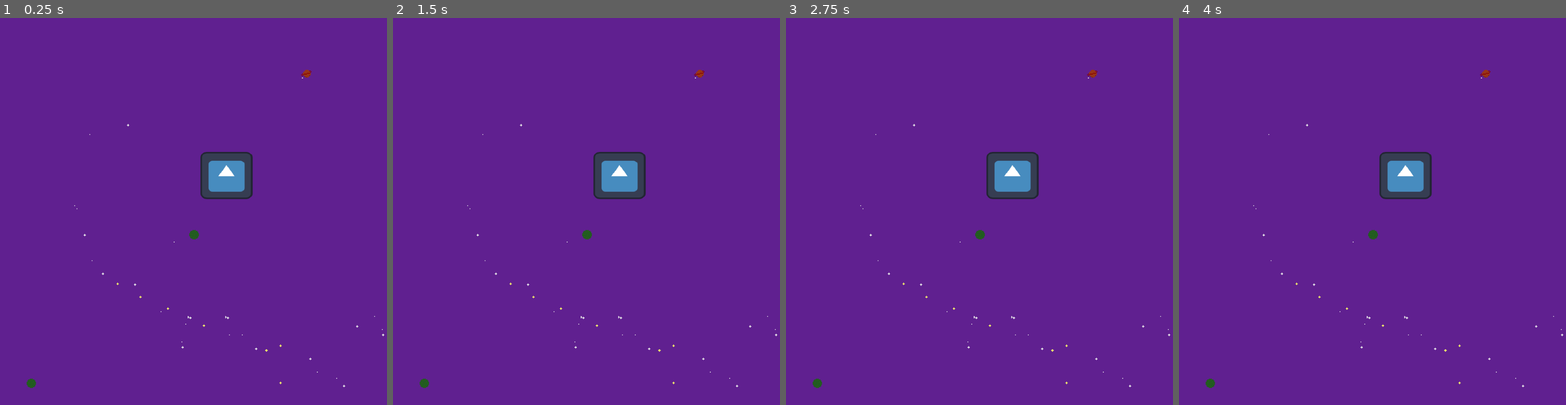
Above: before the commit, frames 1-4 (left to right).
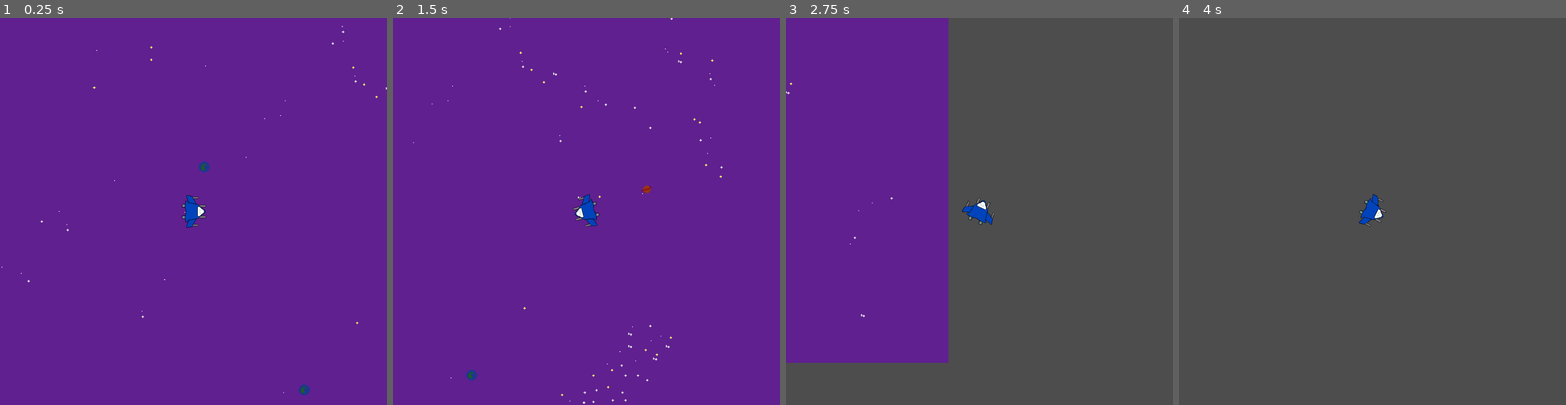
Above: after the commit, the same moments.

Repository: daltHub/Untitled-Space-Game
Game: Godot game, scene res://main.tscn
Same seed, same stepped clock (60 frames per second), same inputs: the game is played once before the commit and once after it. The project has no main scene, so this scene is started directly. The engine's default icon, where the game draws it, is replaced by a stand-in: a white triangle on a blue panel in a dark square.
Inputs (mouse positions are in pixels of both pictures, inside the frame that each line leads up to):
- Up to frame 1 (0.25 s): no input
- Up to frame 2 (1.5 s): tap Enter at 0.5 s; move the mouse to (671, 192) at 0.52 s; hold D (move_right) 0.53-1.28 s; move the mouse to (509, 230) at 1.27 s; hold S (move_down) from 1.28 s (still down)
- Up to frame 3 (2.75 s): move the mouse to (1018, 126) at 2.02 s; release S (move_down) at 2.03 s; hold D (move_right) from 2.03 s (still down)
- Up to frame 4 (4 s): move the mouse to (1353, 288) at 2.77 s; release D (move_right) at 2.78 s; hold W (move_up) 2.78-3.53 s; move the mouse to (1488, 269) at 3.52 s; hold A (move_left) from 3.53 s (still down)

The runs differ from the first frame. In frame 1, 2.3% of the frame differs, in the area x 0-100%, y 2-98%; in frame 2, 2.4%; in frame 3, 62%; in frame 4, 99%, in the area x 0-100%, y 0-100%.

Commit message:
added player camera

Diff:
--- a/main.tscn
+++ b/main.tscn
@@ -123,6 +123,8 @@
 [node name="Player" parent="." instance=ExtResource("2_n7a40")]
 position = Vector2(1315, 771)
 
+[node name="Camera2D" type="Camera2D" parent="Player"]
+
 [node name="test_object" parent="." instance=ExtResource("3_yr2b4")]
 position = Vector2(585.291, 406.927)
 scale = Vector2(1.05286, 0.955272)
--- a/player.gd
+++ b/player.gd
@@ -2,7 +2,7 @@
 
 
 var max_speed = 800
-var acceleration = 1000
+var acceleration = 1800
 var friction = 600
 var screen_size # Size of the game window.
 var input = Vector2.ZERO
